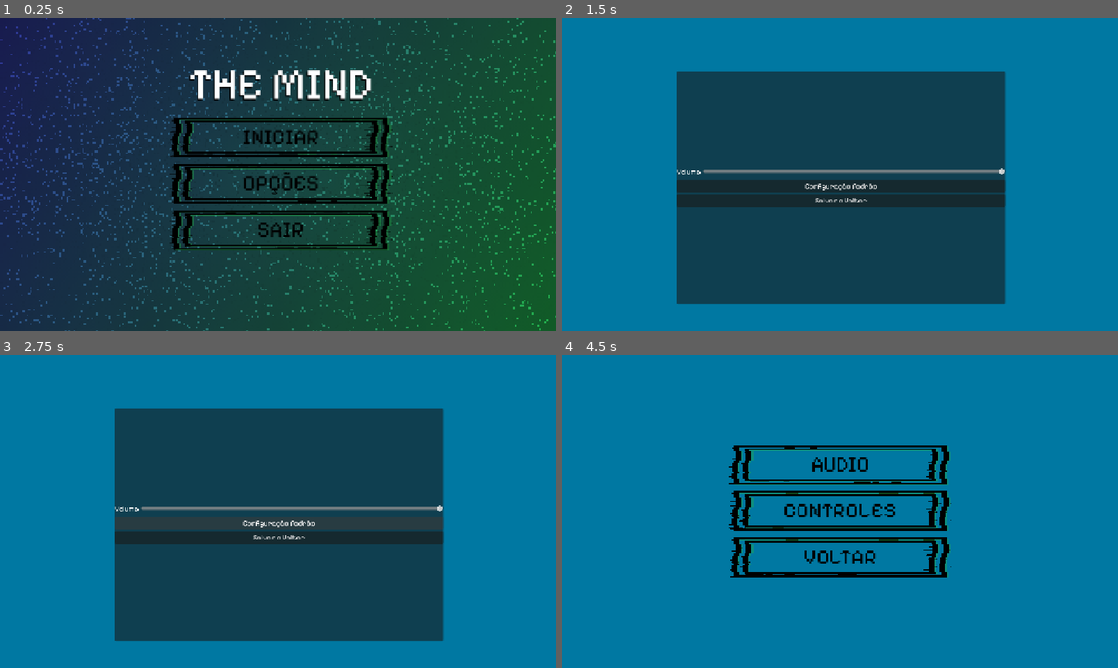
Above: before the commit, frames 1-4 (two rows, left to right).
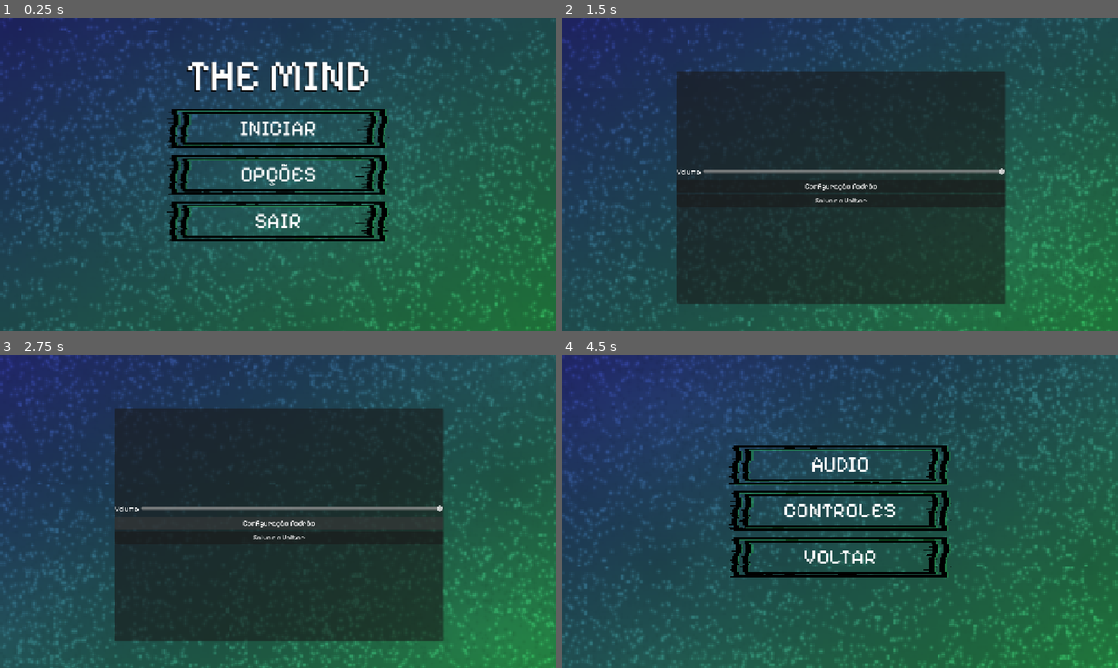
Above: after the commit, the same moments.

Repository: Yuuh15/Jogo_metroidvania_tcc
Game: Godot game, scene res://gui/menu/main_menu.tscn
Two runs of this game, one before a commit and one after it. Both use one fixed random seed, a clock stepped at 60 frames per second and the inputs below.
Inputs:
- Up to frame 1 (0.25 s): no input
- Up to frame 2 (1.5 s): click "OPÇÕES" at 0.5 s; click "AUDIO" at 1.25 s
- Up to frame 3 (2.75 s): click "Configuração Padrão" at 2 s
- Up to frame 4 (4.5 s): click "Salvar e Voltar" at 2.75 s; click "CONTROLES" at 3.5 s; click "Salvar e Voltar" at 4.25 s

The runs differ from the first frame. In frame 1, 48% of the frame differs, in the area x 0-100%, y 0-100%; in frame 2, 92%; in frame 3, 93%; in frame 4, 96%.

Commit message:
Primeira versão do novo background do menu

Diff:
--- a/metroidvania_com_psicologia/global/gameManager.gd
+++ b/metroidvania_com_psicologia/global/gameManager.gd
@@ -1,10 +1,12 @@
 extends Node
+
+var volumeValue = 1.5
 
 func _ready() -> void:
 	var actions = getInputActions()
+
 	# Carrega as keyBinds salvas
 	var config = ConfigFile.new()
-	#var actions = InputMap.get_actions()
 	if config.load("user://inputs.cfg") == OK:
 		for action in actions:
 			InputMap.action_erase_events(action)
@@ -15,6 +17,13 @@
 		print("Inputs carregados")
 	else:
 		print("Nenhum save de inputs encontrado")
+
+	# Carrega as configurações de audio
+	if config.load("user://audio.cfg") == OK:
+		volumeValue = config.get_value("audio", "masterVolume")
+		AudioServer.set_bus_volume_db(AudioServer.get_bus_index("Master"), linear_to_db(volumeValue))
+	else:
+		print("Nenhum save de áudio encontrado")
 
 
 func getInputActions() -> Dictionary[String, String]:
--- a/metroidvania_com_psicologia/gui/menu/audio_settings.tscn
+++ b/metroidvania_com_psicologia/gui/menu/audio_settings.tscn
@@ -1,12 +1,30 @@
-[gd_scene load_steps=7 format=3 uid="uid://c3sex3an53o0y"]
+[gd_scene load_steps=13 format=3 uid="uid://c3sex3an53o0y"]
 
 [ext_resource type="FontFile" uid="uid://cgswncuhvcmy6" path="res://fonts/PixelifySans-VariableFont_wght.ttf" id="1_5esm2"]
 [ext_resource type="Script" uid="uid://c3n877vwqht61" path="res://gui/menu/scripts/audio_settings.gd" id="1_m0jua"]
+[ext_resource type="Shader" uid="uid://4xfcmwbgytvo" path="res://gui/menu/scripts/particulas.gdshader" id="2_qp1l6"]
+[ext_resource type="Texture2D" uid="uid://dq6yfu3naj301" path="res://gui/menu/img/particulas-fundo-menu.png" id="3_8nsd6"]
 [ext_resource type="PackedScene" uid="uid://c8ax3u5ckj3ct" path="res://gui/menu/effect/switch.tscn" id="3_151wy"]
 [ext_resource type="AudioStream" uid="uid://8wuo13ue5vf7" path="res://audios/select.wav" id="4_4unfa"]
 
-[sub_resource type="StyleBoxFlat" id="StyleBoxFlat_gxxfm"]
-bg_color = Color(0, 0.470588, 0.635294, 1)
+[sub_resource type="Gradient" id="Gradient_mf7o6"]
+colors = PackedColorArray(0.184314, 0.219608, 0.596078, 1, 0.196078, 0.705882, 0.352941, 1)
+
+[sub_resource type="GradientTexture2D" id="GradientTexture2D_xaqmf"]
+gradient = SubResource("Gradient_mf7o6")
+fill_to = Vector2(1, 1)
+
+[sub_resource type="StyleBoxTexture" id="StyleBoxTexture_qrwym"]
+texture = SubResource("GradientTexture2D_xaqmf")
+
+[sub_resource type="ShaderMaterial" id="ShaderMaterial_h7if4"]
+shader = ExtResource("2_qp1l6")
+shader_parameter/direction = Vector2(-1, -1)
+shader_parameter/speed = 0.15
+shader_parameter/transparency = 0.45
+
+[sub_resource type="StyleBoxTexture" id="StyleBoxTexture_h4ckv"]
+texture = ExtResource("3_8nsd6")
 
 [sub_resource type="GDScript" id="GDScript_151wy"]
 script/source = "extends HSlider
@@ -21,14 +39,27 @@
 grow_vertical = 2
 script = ExtResource("1_m0jua")
 
-[node name="Panel" type="Panel" parent="."]
+[node name="Background" type="Panel" parent="."]
 layout_mode = 1
 anchors_preset = 15
 anchor_right = 1.0
 anchor_bottom = 1.0
 grow_horizontal = 2
 grow_vertical = 2
-theme_override_styles/panel = SubResource("StyleBoxFlat_gxxfm")
+theme_override_styles/panel = SubResource("StyleBoxTexture_qrwym")
+metadata/_edit_use_anchors_ = true
+
+[node name="Particles" type="Panel" parent="."]
+texture_repeat = 2
+material = SubResource("ShaderMaterial_h7if4")
+layout_mode = 1
+anchors_preset = 15
+anchor_right = 1.0
+anchor_bottom = 1.0
+grow_horizontal = 2
+grow_vertical = 2
+theme_override_styles/panel = SubResource("StyleBoxTexture_h4ckv")
+metadata/_edit_use_anchors_ = true
 
 [node name="PanelContainer" type="PanelContainer" parent="."]
 layout_mode = 1
--- a/metroidvania_com_psicologia/gui/menu/input_settings.tscn
+++ b/metroidvania_com_psicologia/gui/menu/input_settings.tscn
@@ -1,13 +1,31 @@
-[gd_scene load_steps=7 format=3 uid="uid://dqaca14u5yfdd"]
+[gd_scene load_steps=13 format=3 uid="uid://dqaca14u5yfdd"]
 
 [ext_resource type="Script" uid="uid://ws8xd6xtsn6x" path="res://gui/menu/scripts/input_settings.gd" id="1_y6l0d"]
+[ext_resource type="Shader" uid="uid://4xfcmwbgytvo" path="res://gui/menu/scripts/particulas.gdshader" id="2_qh4a6"]
 [ext_resource type="PackedScene" uid="uid://cmhkbknvy1y8v" path="res://gui/menu/input_button.tscn" id="2_u4tk5"]
 [ext_resource type="FontFile" uid="uid://cgswncuhvcmy6" path="res://fonts/PixelifySans-VariableFont_wght.ttf" id="3_hb3vm"]
+[ext_resource type="Texture2D" uid="uid://dq6yfu3naj301" path="res://gui/menu/img/particulas-fundo-menu.png" id="3_qs30q"]
 [ext_resource type="PackedScene" uid="uid://c8ax3u5ckj3ct" path="res://gui/menu/effect/switch.tscn" id="4_55ow1"]
 [ext_resource type="AudioStream" uid="uid://8wuo13ue5vf7" path="res://audios/select.wav" id="5_vkjha"]
 
-[sub_resource type="StyleBoxFlat" id="StyleBoxFlat_6k22c"]
-bg_color = Color(0, 0.470588, 0.635294, 1)
+[sub_resource type="Gradient" id="Gradient_bpv77"]
+colors = PackedColorArray(0.184314, 0.219608, 0.596078, 1, 0.196078, 0.705882, 0.352941, 1)
+
+[sub_resource type="GradientTexture2D" id="GradientTexture2D_c5od2"]
+gradient = SubResource("Gradient_bpv77")
+fill_to = Vector2(1, 1)
+
+[sub_resource type="StyleBoxTexture" id="StyleBoxTexture_c7gys"]
+texture = SubResource("GradientTexture2D_c5od2")
+
+[sub_resource type="ShaderMaterial" id="ShaderMaterial_hbdh1"]
+shader = ExtResource("2_qh4a6")
+shader_parameter/direction = Vector2(-1, -1)
+shader_parameter/speed = 0.15
+shader_parameter/transparency = 0.45
+
+[sub_resource type="StyleBoxTexture" id="StyleBoxTexture_whcln"]
+texture = ExtResource("3_qs30q")
 
 [node name="Input_settings" type="Control"]
 layout_mode = 3
@@ -18,14 +36,27 @@
 grow_vertical = 2
 script = ExtResource("1_y6l0d")
 
-[node name="Panel" type="Panel" parent="."]
+[node name="Background" type="Panel" parent="."]
 layout_mode = 1
 anchors_preset = 15
 anchor_right = 1.0
 anchor_bottom = 1.0
 grow_horizontal = 2
 grow_vertical = 2
-theme_override_styles/panel = SubResource("StyleBoxFlat_6k22c")
+theme_override_styles/panel = SubResource("StyleBoxTexture_c7gys")
+metadata/_edit_use_anchors_ = true
+
+[node name="Particles" type="Panel" parent="."]
+texture_repeat = 2
+material = SubResource("ShaderMaterial_hbdh1")
+layout_mode = 1
+anchors_preset = 15
+anchor_right = 1.0
+anchor_bottom = 1.0
+grow_horizontal = 2
+grow_vertical = 2
+theme_override_styles/panel = SubResource("StyleBoxTexture_whcln")
+metadata/_edit_use_anchors_ = true
 
 [node name="PanelContainer" type="PanelContainer" parent="."]
 layout_mode = 1
--- a/metroidvania_com_psicologia/gui/menu/main_menu.tscn
+++ b/metroidvania_com_psicologia/gui/menu/main_menu.tscn
@@ -1,20 +1,32 @@
-[gd_scene load_steps=23 format=3 uid="uid://cutjuuoqdkn4h"]
+[gd_scene load_steps=26 format=3 uid="uid://cutjuuoqdkn4h"]
 
 [ext_resource type="Script" uid="uid://cm7487iox8ffl" path="res://gui/menu/scripts/main_menu.gd" id="1_88dmf"]
-[ext_resource type="Texture2D" uid="uid://cx1iwl4m8tyub" path="res://gui/menu/img/cores fundo menu.png" id="2_0my1i"]
+[ext_resource type="Shader" uid="uid://4xfcmwbgytvo" path="res://gui/menu/scripts/particulas.gdshader" id="2_0my1i"]
 [ext_resource type="Texture2D" uid="uid://dk2y2c7dfwmmr" path="res://gui/menu/img/botão com mouse.png" id="2_bd8gm"]
 [ext_resource type="FontFile" uid="uid://cgswncuhvcmy6" path="res://fonts/PixelifySans-VariableFont_wght.ttf" id="2_t7ymk"]
-[ext_resource type="Texture2D" uid="uid://ca6qfk51iilgv" path="res://gui/menu/img/particulas fundo menu.png" id="3_mf3nf"]
+[ext_resource type="Texture2D" uid="uid://dq6yfu3naj301" path="res://gui/menu/img/particulas-fundo-menu.png" id="3_mf3nf"]
 [ext_resource type="Texture2D" uid="uid://dilcxp31wi5xv" path="res://gui/menu/img/Botão menu.png" id="3_ybyo8"]
 [ext_resource type="PackedScene" uid="uid://c8ax3u5ckj3ct" path="res://gui/menu/effect/switch.tscn" id="4_iho07"]
 [ext_resource type="AudioStream" uid="uid://8wuo13ue5vf7" path="res://audios/select.wav" id="6_m5wff"]
 
-[sub_resource type="StyleBoxTexture" id="StyleBoxTexture_dqely"]
-texture = ExtResource("2_0my1i")
+[sub_resource type="Gradient" id="Gradient_dqely"]
+colors = PackedColorArray(0.184314, 0.219608, 0.596078, 1, 0.196078, 0.705882, 0.352941, 1)
 
-[sub_resource type="StyleBoxTexture" id="StyleBoxTexture_xaqmf"]
+[sub_resource type="GradientTexture2D" id="GradientTexture2D_0my1i"]
+gradient = SubResource("Gradient_dqely")
+fill_to = Vector2(1, 1)
+
+[sub_resource type="StyleBoxTexture" id="StyleBoxTexture_gyvvx"]
+texture = SubResource("GradientTexture2D_0my1i")
+
+[sub_resource type="ShaderMaterial" id="ShaderMaterial_qgakl"]
+shader = ExtResource("2_0my1i")
+shader_parameter/direction = Vector2(-1, -1)
+shader_parameter/speed = 0.15
+shader_parameter/transparency = 0.45
+
+[sub_resource type="StyleBoxTexture" id="StyleBoxTexture_b8rwv"]
 texture = ExtResource("3_mf3nf")
-modulate_color = Color(1, 1, 1, 0.576471)
 
 [sub_resource type="StyleBoxEmpty" id="StyleBoxEmpty_06t4h"]
 
@@ -54,39 +66,32 @@
 anchors_preset = 15
 anchor_right = 1.0
 anchor_bottom = 1.0
-offset_left = 6.0
-offset_top = 20.0
-offset_right = 6.0
-offset_bottom = 20.0
 grow_horizontal = 2
 grow_vertical = 2
 script = ExtResource("1_88dmf")
+metadata/_edit_use_anchors_ = true
 
-[node name="Panel" type="Panel" parent="."]
+[node name="Background" type="Panel" parent="."]
 layout_mode = 1
 anchors_preset = 15
 anchor_right = 1.0
 anchor_bottom = 1.0
-offset_left = -6.0
-offset_top = -20.0
-offset_right = -4.0
-offset_bottom = -20.0
 grow_horizontal = 2
 grow_vertical = 2
-theme_override_styles/panel = SubResource("StyleBoxTexture_dqely")
+theme_override_styles/panel = SubResource("StyleBoxTexture_gyvvx")
+metadata/_edit_use_anchors_ = true
 
-[node name="Panel2" type="Panel" parent="."]
+[node name="Particles" type="Panel" parent="."]
+texture_repeat = 2
+material = SubResource("ShaderMaterial_qgakl")
 layout_mode = 1
 anchors_preset = 15
 anchor_right = 1.0
 anchor_bottom = 1.0
-offset_left = -10.0
-offset_top = -22.0
-offset_right = -5.0
-offset_bottom = -14.0
 grow_horizontal = 2
 grow_vertical = 2
-theme_override_styles/panel = SubResource("StyleBoxTexture_xaqmf")
+theme_override_styles/panel = SubResource("StyleBoxTexture_b8rwv")
+metadata/_edit_use_anchors_ = true
 
 [node name="VBoxContainer" type="VBoxContainer" parent="."]
 layout_mode = 1
@@ -107,10 +112,10 @@
 texture_filter = 2
 layout_mode = 2
 size_flags_vertical = 3
-theme_override_colors/font_hover_color = Color(0, 0, 0, 1)
-theme_override_colors/font_color = Color(0, 0, 0, 1)
-theme_override_colors/font_focus_color = Color(0, 0, 0, 1)
-theme_override_colors/font_pressed_color = Color(0, 0, 0, 1)
+theme_override_colors/font_hover_color = Color(1, 1, 1, 1)
+theme_override_colors/font_color = Color(1, 1, 1, 1)
+theme_override_colors/font_focus_color = Color(1, 1, 1, 1)
+theme_override_colors/font_pressed_color = Color(1, 1, 1, 1)
 theme_override_fonts/font = ExtResource("2_t7ymk")
 theme_override_font_sizes/font_size = 50
 theme_override_styles/focus = SubResource("StyleBoxEmpty_06t4h")
@@ -123,10 +128,10 @@
 texture_filter = 2
 layout_mode = 2
 size_flags_vertical = 3
-theme_override_colors/font_hover_color = Color(0, 0, 0, 1)
-theme_override_colors/font_color = Color(0, 0, 0, 1)
-theme_override_colors/font_focus_color = Color(0, 0, 0, 1)
-theme_override_colors/font_pressed_color = Color(0, 0, 0, 1)
+theme_override_colors/font_hover_color = Color(1, 1, 1, 1)
+theme_override_colors/font_color = Color(1, 1, 1, 1)
+theme_override_colors/font_focus_color = Color(1, 1, 1, 1)
+theme_override_colors/font_pressed_color = Color(1, 1, 1, 1)
 theme_override_fonts/font = ExtResource("2_t7ymk")
 theme_override_font_sizes/font_size = 50
 theme_override_styles/focus = SubResource("StyleBoxEmpty_ybyo8")
@@ -139,10 +144,10 @@
 texture_filter = 2
 layout_mode = 2
 size_flags_vertical = 3
-theme_override_colors/font_hover_color = Color(0, 0, 0, 1)
-theme_override_colors/font_color = Color(0, 0, 0, 1)
-theme_override_colors/font_focus_color = Color(0, 0, 0, 1)
-theme_override_colors/font_pressed_color = Color(0, 0, 0, 1)
+theme_override_colors/font_hover_color = Color(1, 1, 1, 1)
+theme_override_colors/font_color = Color(1, 1, 1, 1)
+theme_override_colors/font_focus_color = Color(1, 1, 1, 1)
+theme_override_colors/font_pressed_color = Color(1, 1, 1, 1)
 theme_override_fonts/font = ExtResource("2_t7ymk")
 theme_override_font_sizes/font_size = 50
 theme_override_styles/focus = SubResource("StyleBoxEmpty_ch3q6")
--- a/metroidvania_com_psicologia/gui/menu/options.tscn
+++ b/metroidvania_com_psicologia/gui/menu/options.tscn
@@ -1,14 +1,32 @@
-[gd_scene load_steps=18 format=3 uid="uid://bylnvutdpamas"]
+[gd_scene load_steps=24 format=3 uid="uid://bylnvutdpamas"]
 
 [ext_resource type="Script" uid="uid://btu6yrs1o2gi0" path="res://gui/menu/scripts/opções.gd" id="1_12uyd"]
+[ext_resource type="Shader" uid="uid://4xfcmwbgytvo" path="res://gui/menu/scripts/particulas.gdshader" id="2_hyomx"]
 [ext_resource type="FontFile" uid="uid://cgswncuhvcmy6" path="res://fonts/PixelifySans-VariableFont_wght.ttf" id="2_q6fm1"]
+[ext_resource type="Texture2D" uid="uid://dq6yfu3naj301" path="res://gui/menu/img/particulas-fundo-menu.png" id="3_6focj"]
 [ext_resource type="Texture2D" uid="uid://dk2y2c7dfwmmr" path="res://gui/menu/img/botão com mouse.png" id="3_8ydq0"]
 [ext_resource type="Texture2D" uid="uid://dilcxp31wi5xv" path="res://gui/menu/img/Botão menu.png" id="4_hyomx"]
 [ext_resource type="PackedScene" uid="uid://c8ax3u5ckj3ct" path="res://gui/menu/effect/switch.tscn" id="5_6focj"]
 [ext_resource type="AudioStream" uid="uid://8wuo13ue5vf7" path="res://audios/select.wav" id="6_q6fm1"]
 
-[sub_resource type="StyleBoxFlat" id="StyleBoxFlat_xjmpo"]
-bg_color = Color(0, 0.470588, 0.635294, 1)
+[sub_resource type="Gradient" id="Gradient_h0tj4"]
+colors = PackedColorArray(0.184314, 0.219608, 0.596078, 1, 0.196078, 0.705882, 0.352941, 1)
+
+[sub_resource type="GradientTexture2D" id="GradientTexture2D_8f3c0"]
+gradient = SubResource("Gradient_h0tj4")
+fill_to = Vector2(1, 1)
+
+[sub_resource type="StyleBoxTexture" id="StyleBoxTexture_ingiq"]
+texture = SubResource("GradientTexture2D_8f3c0")
+
+[sub_resource type="ShaderMaterial" id="ShaderMaterial_u40f7"]
+shader = ExtResource("2_hyomx")
+shader_parameter/direction = Vector2(-1, -1)
+shader_parameter/speed = 0.15
+shader_parameter/transparency = 0.45
+
+[sub_resource type="StyleBoxTexture" id="StyleBoxTexture_b5d6l"]
+texture = ExtResource("3_6focj")
 
 [sub_resource type="StyleBoxEmpty" id="StyleBoxEmpty_xjmpo"]
 
@@ -48,14 +66,27 @@
 grow_vertical = 2
 script = ExtResource("1_12uyd")
 
-[node name="Panel" type="Panel" parent="."]
+[node name="Background" type="Panel" parent="."]
 layout_mode = 1
 anchors_preset = 15
 anchor_right = 1.0
 anchor_bottom = 1.0
 grow_horizontal = 2
 grow_vertical = 2
-theme_override_styles/panel = SubResource("StyleBoxFlat_xjmpo")
+theme_override_styles/panel = SubResource("StyleBoxTexture_ingiq")
+metadata/_edit_use_anchors_ = true
+
+[node name="Particles" type="Panel" parent="."]
+texture_repeat = 2
+material = SubResource("ShaderMaterial_u40f7")
+layout_mode = 1
+anchors_preset = 15
+anchor_right = 1.0
+anchor_bottom = 1.0
+grow_horizontal = 2
+grow_vertical = 2
+theme_override_styles/panel = SubResource("StyleBoxTexture_b5d6l")
+metadata/_edit_use_anchors_ = true
 
 [node name="VBoxContainer" type="VBoxContainer" parent="."]
 layout_mode = 1
@@ -75,9 +106,9 @@
 [node name="Audio" type="Button" parent="VBoxContainer"]
 layout_mode = 2
 size_flags_vertical = 3
-theme_override_colors/font_hover_color = Color(0, 0, 0, 1)
-theme_override_colors/font_color = Color(0, 0, 0, 1)
-theme_override_colors/font_focus_color = Color(0, 0, 0, 1)
+theme_override_colors/font_hover_color = Color(1, 1, 1, 1)
+theme_override_colors/font_color = Color(1, 1, 1, 1)
+theme_override_colors/font_focus_color = Color(1, 1, 1, 1)
 theme_override_colors/font_pressed_color = Color(0, 0, 0, 1)
 theme_override_fonts/font = ExtResource("2_q6fm1")
 theme_override_font_sizes/font_size = 50
@@ -92,9 +123,9 @@
 [node name="Controlls" type="Button" parent="VBoxContainer"]
 layout_mode = 2
 size_flags_vertical = 3
-theme_override_colors/font_hover_color = Color(0, 0, 0, 1)
-theme_override_colors/font_color = Color(0, 0, 0, 1)
-theme_override_colors/font_focus_color = Color(0, 0, 0, 1)
+theme_override_colors/font_hover_color = Color(1, 1, 1, 1)
+theme_override_colors/font_color = Color(1, 1, 1, 1)
+theme_override_colors/font_focus_color = Color(1, 1, 1, 1)
 theme_override_colors/font_pressed_color = Color(0, 0, 0, 1)
 theme_override_fonts/font = ExtResource("2_q6fm1")
 theme_override_font_sizes/font_size = 50
@@ -107,9 +138,9 @@
 [node name="Back" type="Button" parent="VBoxContainer"]
 layout_mode = 2
 size_flags_vertical = 3
-theme_override_colors/font_hover_color = Color(0, 0, 0, 1)
-theme_override_colors/font_color = Color(0, 0, 0, 1)
-theme_override_colors/font_focus_color = Color(0, 0, 0, 1)
+theme_override_colors/font_hover_color = Color(1, 1, 1, 1)
+theme_override_colors/font_color = Color(1, 1, 1, 1)
+theme_override_colors/font_focus_color = Color(1, 1, 1, 1)
 theme_override_fonts/font = ExtResource("2_q6fm1")
 theme_override_font_sizes/font_size = 50
 theme_override_styles/focus = SubResource("StyleBoxEmpty_xjmpo")
--- a/metroidvania_com_psicologia/gui/menu/scripts/audio_settings.gd
+++ b/metroidvania_com_psicologia/gui/menu/scripts/audio_settings.gd
@@ -1,20 +1,21 @@
 extends Control
-
-var actualValue = 5
 
 func _ready():
 	for button in $PanelContainer/MarginContainer/VBoxContainer.get_children():
 		button.connect("mouse_entered", $Switch.play)
-	$PanelContainer/MarginContainer/VBoxContainer/HBoxContainer/HSlider.value = actualValue
-	print(actualValue)
+	$PanelContainer/MarginContainer/VBoxContainer/HBoxContainer/HSlider.value = GameManager.volumeValue
 
 func _on_default_button_pressed() -> void:
-	pass
+	_on_h_slider_value_changed(1.5)
+	$PanelContainer/MarginContainer/VBoxContainer/HBoxContainer/HSlider.value = 1.5
 
 func _on_back_pressed() -> void:
 	get_tree().change_scene_to_file("res://gui/menu/options.tscn")
 
 func _on_h_slider_value_changed(value: float) -> void:
 	AudioServer.set_bus_volume_db(AudioServer.get_bus_index("Master"), linear_to_db(value))
-	actualValue = value
-	print(actualValue)
+
+	# salva a configuração
+	var config = ConfigFile.new()
+	config.set_value("audio", "masterVolume", value)
+	config.save("user://audio.cfg")
--- /dev/null
+++ b/metroidvania_com_psicologia/gui/menu/scripts/particulas.gdshader
@@ -0,0 +1,17 @@
+shader_type canvas_item;
+
+uniform vec2 direction;
+uniform float speed : hint_range(0.0, 3.0, 0.05);
+uniform float transparency : hint_range(0.0, 1.0, 0.05) = 0.0;
+
+void fragment() {
+	vec2 scroll = vec2(TIME * direction.x * speed, TIME * direction.y * speed);
+	vec4 pixelColor = texture(TEXTURE, UV  + scroll);
+	pixelColor.a -= transparency;
+	COLOR = pixelColor;
+}
+
+//void light() {
+//	// Called for every pixel for every light affecting the CanvasItem.
+//	// Uncomment to replace the default light processing function with this one.
+//}
--- a/metroidvania_com_psicologia/levels/test_level.tscn
+++ b/metroidvania_com_psicologia/levels/test_level.tscn
@@ -200,6 +200,6 @@
 [node name="background" parent="." instance=ExtResource("17_wjuib")]
 
 [node name="Player" parent="." instance=ExtResource("17_xag4j")]
-position = Vector2(2596, -306)
+position = Vector2(2702, -306)
 
 [node name="PlayerCamera" parent="Player" instance=ExtResource("18_xag4j")]
--- a/metroidvania_com_psicologia/player/states/idle.gd
+++ b/metroidvania_com_psicologia/player/states/idle.gd
@@ -10,7 +10,7 @@
 	if player.directionX != 0:
 		Transitioned.emit(self, "running")
 
-	elif Input.is_action_just_pressed("jump"):
+	elif Input.is_action_just_pressed("jump") || !player.is_on_floor():
 		Transitioned.emit(self, "jump")
 
 	elif Input.is_action_just_pressed("use_power"):
--- a/metroidvania_com_psicologia/player/states/jump.gd
+++ b/metroidvania_com_psicologia/player/states/jump.gd
@@ -8,7 +8,7 @@
 	if player.is_on_floor():
 		player.velocity.y = jump_speed
 		player.jump.play() # Toca o som de pulo normal
-	elif player.airJumps > 0:
+	elif player.airJumps > 0 && Input.is_action_just_pressed("jump"):
 		player.velocity.y = jump_speed * 0.9
 		player.airJumps -= 1
 		player.highJump.play()
@@ -33,5 +33,4 @@
 
 	else:
 		player.velocity.x = player.SPEED * player.directionX
-
 	player.applyGravity(delta)
--- a/metroidvania_com_psicologia/player/states/running.gd
+++ b/metroidvania_com_psicologia/player/states/running.gd
@@ -13,7 +13,7 @@
 	if player.directionX == 0:
 		Transitioned.emit(self, "idle")
 
-	elif Input.is_action_just_pressed("jump"):
+	elif Input.is_action_just_pressed("jump") || !player.is_on_floor():
 		Transitioned.emit(self, "jump")
 
 	elif Input.is_action_just_pressed("use_power"):
--- a/metroidvania_com_psicologia/teste/plataforma_teste.gd
+++ b/metroidvania_com_psicologia/teste/plataforma_teste.gd
@@ -5,8 +5,6 @@
 @onready var shard_emitter: ShardEmitter = $Sprite2D/ShardEmitter
 
 func _on_area_2d_body_entered(body: Node2D) -> void:
-	var config = ConfigFile.new()
 	set_collision_layer_value(2, false)
 	$Area2D.set_collision_mask_value(1, false)
-	shard_emitter.config()
 	shard_emitter.shatter()
--- a/metroidvania_com_psicologia/teste/shard_emitter.gd
+++ b/metroidvania_com_psicologia/teste/shard_emitter.gd
@@ -23,7 +23,7 @@
 var triangles = []
 var shards = []
 
-func config() -> void:
+func _ready() -> void:
 	$DeleteTimer.timeout.connect(_on_DeleteTimer_timeout)
 
 	if get_parent() is Sprite2D:
@@ -61,6 +61,7 @@
 
 			var shard = SHARD.instantiate()
 			shard.position = center
+			shard.gravity_scale = 0
 			shard.hide()
 			shards.append(shard)
 
@@ -90,6 +91,7 @@
 	randomize()
 	get_parent().self_modulate.a = 0
 	for s in shards:
+		s.gravity_scale = 1.0
 		var direction = Vector2.UP.rotated(randf_range(0, 2*PI))
 		var impulse = randf_range(min_impulse, max_impulse)
 		s.apply_central_impulse(direction * impulse)
Binary file removed: metroidvania_com_psicologia/gui/menu/img/particulas fundo menu.png
Binary file added: metroidvania_com_psicologia/gui/menu/img/particulas-fundo-menu.png
Not shown, added: metroidvania_com_psicologia/gui/menu/img/particulas-fundo-menu.png.import
Not shown, added: metroidvania_com_psicologia/gui/menu/scripts/particulas.gdshader.uid
